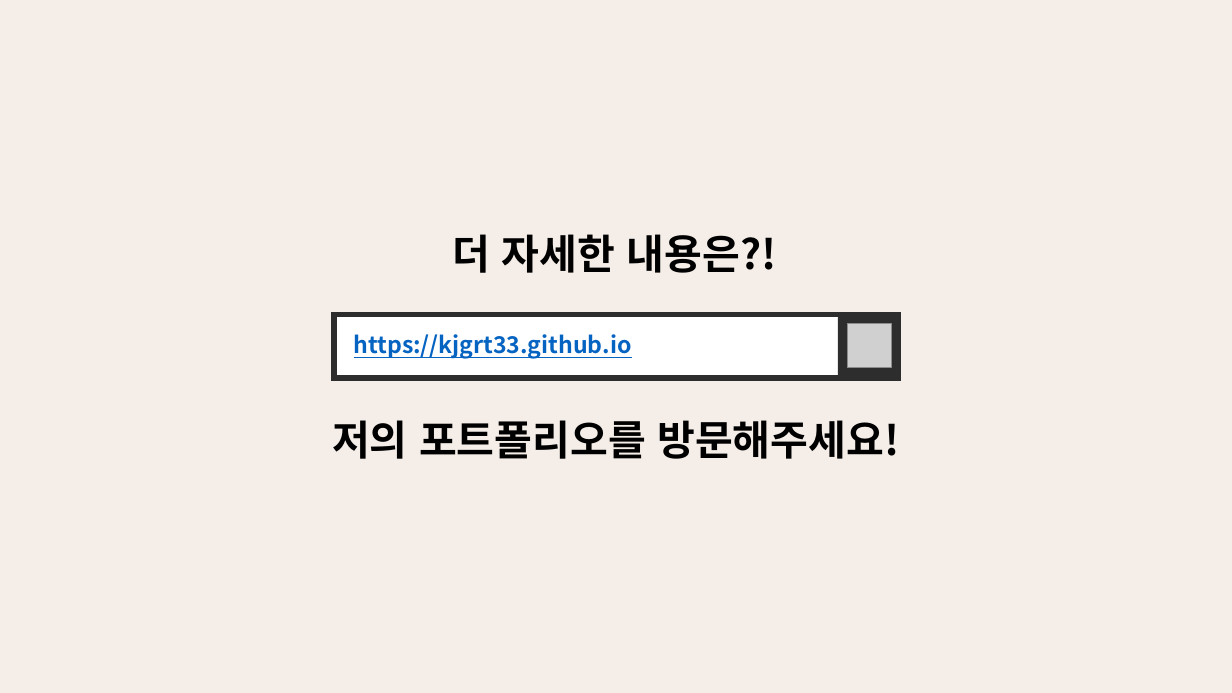
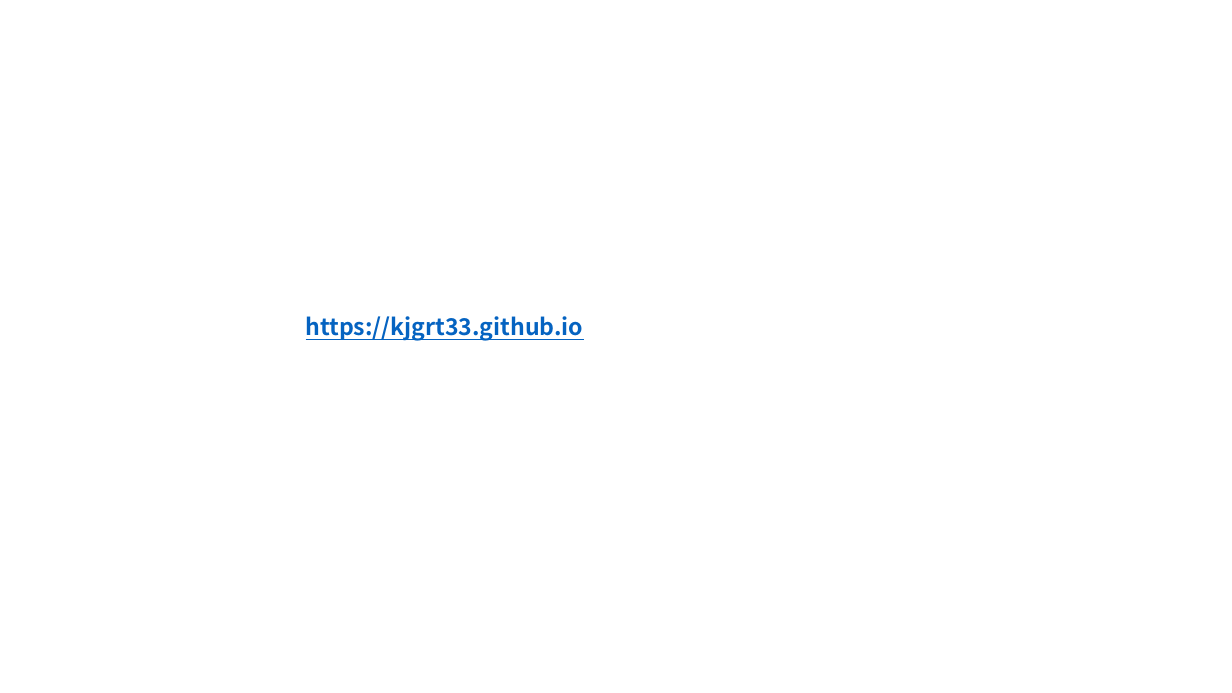
Before and after one commit to kjgrt33/portfolio, a slide deck: slide 6 of 정혜지_포트폴리오.pptx. Drawn at 1232x693 pixels with LibreOffice and Linux fonts; fonts in the diff are those of the drawing; grey boxes stand for pictures; background and template pictures are left out. Boxes give left, top, right and bottom in pixels: in the first picture for what was removed or moved away, otherwise in the second. Text is boxed around its words. In the diff, an @@ line names an element or a change of style, - is before the commit and + after.

```diff
--- a/정혜지_포트폴리오.pptx
+++ b/정혜지_포트폴리오.pptx
@@ rectangle removed at (x1=0, y1=0, x2=1232, y2=604) @@
@@ text "https://kjgrt33.github.io" moved from (x1=354, y1=334, x2=632, y2=359) to (x1=306, y1=316, x2=584, y2=341) @@
@@ group removed at (x1=332, y1=234, x2=900, y2=459): 2 texts, 2 rectangles, 1 picture @@
-더 자세한 내용은?!
-저의 포트폴리오를 방문해주세요!
@@ rectangle removed at (x1=0, y1=575, x2=1232, y2=693) @@
```
Also in this commit, not shown: 5 slides added, 5 slides removed, 1 other file.
